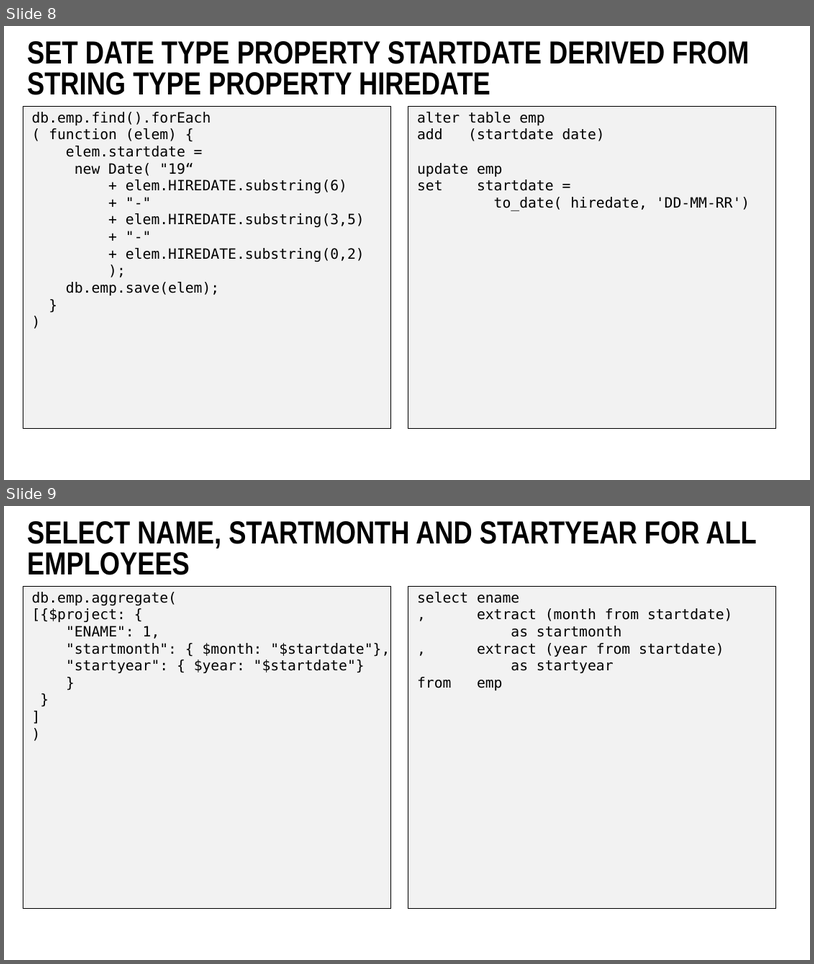
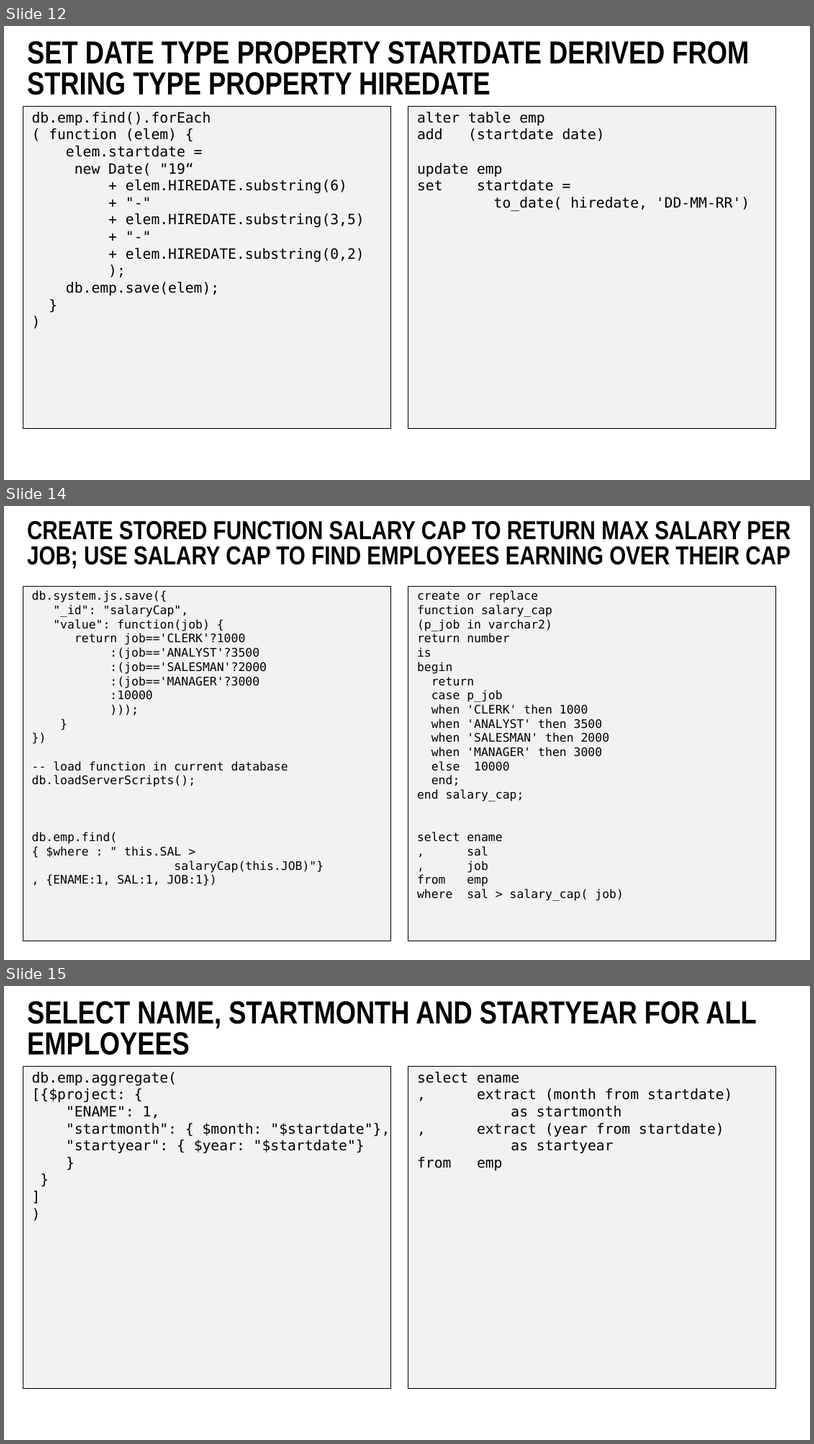
Before and after one commit to lucasjellema/sig-nosql-mongodb, a slide deck: mongodb-find-agg-vs-oracle-sql.pptx. Shown one above the other, each under a label of ours: slides 8 and 9 before the commit, slides 12, 14 and 15 after it; the slides between them are not shown. The pictures are 814x964 and 814x1444 pixels, drawn with LibreOffice and Linux fonts; fonts in the diff are those of the drawing; background and template pictures are left out. Boxes give left, top, right and bottom in pixels: in the first picture for what was removed or moved away, otherwise in the second. Text is boxed around its words. In the diff, an @@ line names an element or a change of style, - is before the commit and + after.

Commit message:
Adding stored functions, $where, introduction slide

```diff
--- a/mongodb-find-agg-vs-oracle-sql.pptx
+++ b/mongodb-find-agg-vs-oracle-sql.pptx
@@ slide 14 added at box(4, 506, 810, 960), background #FFFFFF @@
@@ title added at box(27, 520, 791, 569), 44 pt, text #000000, bold @@
+CREATE STORED FUNCTION SALARY CAP TO RETURN MAX SALARY PER JOB; USE SALARY CAP TO FIND EMPLOYEES EARNING OVER THEIR CAP
@@ rectangle added at box(23, 586, 391, 940), fill #F2F2F2, outline #000000 0.5 pt @@
@@ text added at box(32, 590, 324, 885), 20 pt, text #000000 @@
+db.system.js.save({
+"_id": "salaryCap",
+"value": function(job) {
+return job=='CLERK'?1000
+:(job=='ANALYST'?3500
+:(job=='SALESMAN'?2000
+:(job=='MANAGER'?3000
+:10000
+)));
+}
+})
+-- load function in current database
+db.loadServerScripts();
+db.emp.find(
+{ $where : " this.SAL >
+salaryCap(this.JOB)"}
+, {ENAME:1, SAL:1, JOB:1})
@@ rectangle added at box(408, 586, 776, 940), fill #F2F2F2, outline #000000 0.5 pt @@
@@ text added at box(417, 590, 624, 901), 20 pt, text #000000 @@
+create or replace
+function salary_cap
+(p_job in varchar2)
+return number
+is
+begin
+return
+case p_job
+when 'CLERK' then 1000
+when 'ANALYST' then 3500
+when 'SALESMAN' then 2000
+when 'MANAGER' then 3000
+else 10000
+end;
+end salary_cap;
+select ename
+, sal
+, job
+from emp
+where sal > salary_cap( job)
@@ what was slide 8 is now slide 12 @@
@@ what was slide 9 is now slide 15 @@
```
Also in this commit, not shown: 1 slide changed, 5 other slides added, 2 other files.
